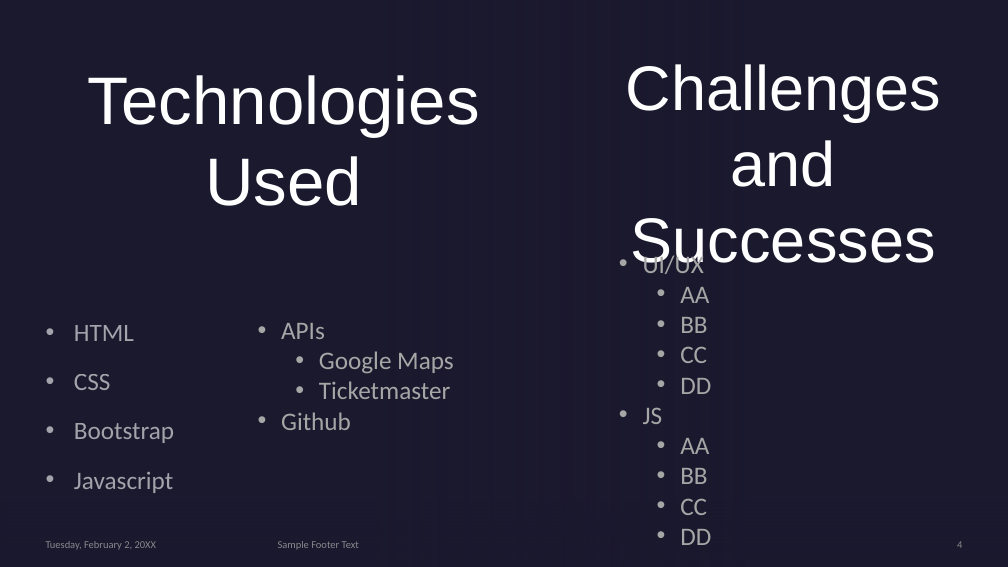
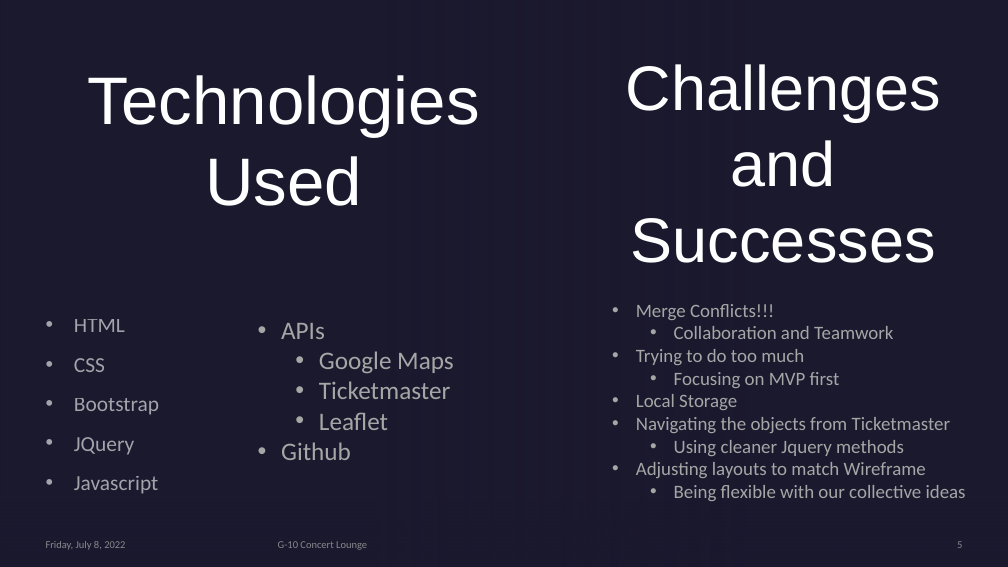
Before and after one commit to huntersteffner/Concert-Finder, a slide deck: slide 5 of Presentation/G-10 Presentation.pptx (slide 4 before the commit). Drawn at 1008x567 pixels with LibreOffice and Linux fonts; fonts in the diff are those of the drawing; background and template pictures are left out. Boxes give left, top, right and bottom in pixels: in the first picture for what was removed or moved away, otherwise in the second. Text is boxed around its words. In the diff, an @@ line names an element or a change of style, - is before the commit and + after.

```diff
--- a/Presentation/G-10 Presentation.pptx
+++ b/Presentation/G-10 Presentation.pptx
@@ text removed at <box>643,252,711,545</box> @@
-• UI/UX
-  • AA
-  • BB
-  • CC
-  • DD
-• JS
-  • AA
-  • BB
-  • CC
-  • DD
@@ subtitle at <box>74,319,159,494</box>: size 24 to 20.4 pt in "HTML", "CSS", "Bootstrap", "Javascript"; line spacing 1 to 0.8 @@
@@ text added at <box>636,304,966,501</box>, 18 pt, text #A6A6A6 @@
+• Merge Conflicts!!!
+  • Collaboration and Teamwork
+• Trying to do too much
+  • Focusing on MVP first
+• Local Storage
+• Navigating the objects from Ticketmaster
+  • Using cleaner Jquery methods
+• Adjusting layouts to match Wireframe
+  • Being flexible with our collective ideas
@@ text at <box>319,412,388,430</box>: paragraph added @@
+  • Leaflet
@@ subtitle at <box>74,437,134,455</box>: paragraph added @@
+• JQuery
@@ text at <box>46,541,125,550</box>: text changed @@
-Tuesday, February 2, 20XX
+Friday, July 8, 2022
@@ text at <box>278,541,367,550</box>: text changed @@
-Sample Footer Text
+G-10 Concert Lounge
```
Also in this commit, not shown: 9 other slides changed, 2 slides added, 2 slides removed, 2 other files.
